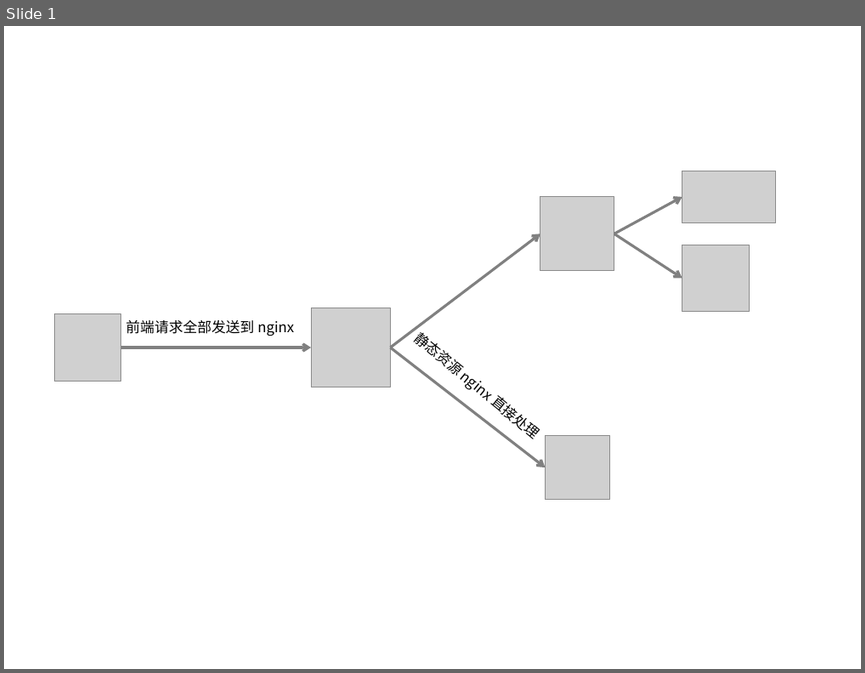
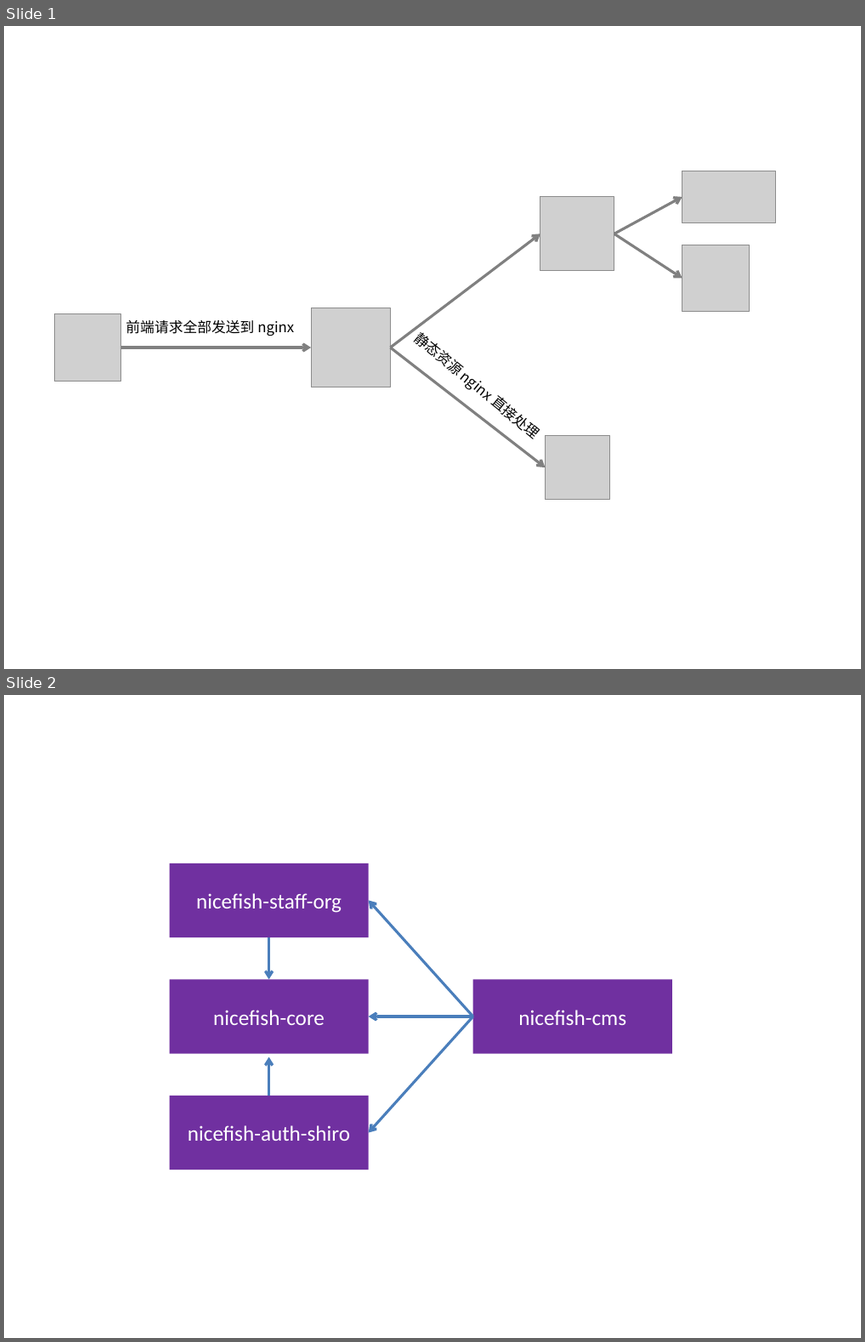
Before and after one commit to damoqiongqiu/nicefish-spring-boot, a slide deck: docs/画图用的PPT.pptx. Shown one above the other, each under a label of ours: slide 1 before the commit, slides 1 and 2 after it. The pictures are 865x673 and 865x1342 pixels, drawn with LibreOffice and Linux fonts; fonts in the diff are those of the drawing; grey boxes stand for pictures. Boxes give left, top, right and bottom in pixels: in the first picture for what was removed or moved away, otherwise in the second. Text is boxed around its words. In the diff, an @@ line names an element or a change of style, - is before the commit and + after.

```diff
--- a/docs/画图用的PPT.pptx
+++ b/docs/画图用的PPT.pptx
@@ slide 2 added at [4, 695, 861, 1338], background #FFFFFF @@
@@ rectangle added at [170, 863, 368, 937], fill #7030A0, 18 pt, text #FFFFFF @@
+nicefish-staff-org
@@ arrow added from (472, 1016) to (368, 901), #4B7EBC 2.25 pt @@
@@ arrow added from (268, 937) to (268, 980), #4B7EBC 2.25 pt @@
@@ rectangle added at [170, 980, 368, 1054], fill #7030A0, 18 pt, text #FFFFFF @@
+nicefish-core
@@ rectangle added at [472, 980, 671, 1054], fill #7030A0, 18 pt, text #FFFFFF @@
+nicefish-cms
@@ arrow added from (472, 1016) to (368, 1016), #4B7EBC 2.25 pt @@
@@ arrow added from (472, 1016) to (368, 1132), #4B7EBC 2.25 pt @@
@@ arrow added from (268, 1095) to (268, 1056), #4B7EBC 2.25 pt @@
@@ rectangle added at [170, 1095, 368, 1169], fill #7030A0, 18 pt, text #FFFFFF @@
+nicefish-auth-shiro
```
Also in this commit, not shown: 2 other files.
